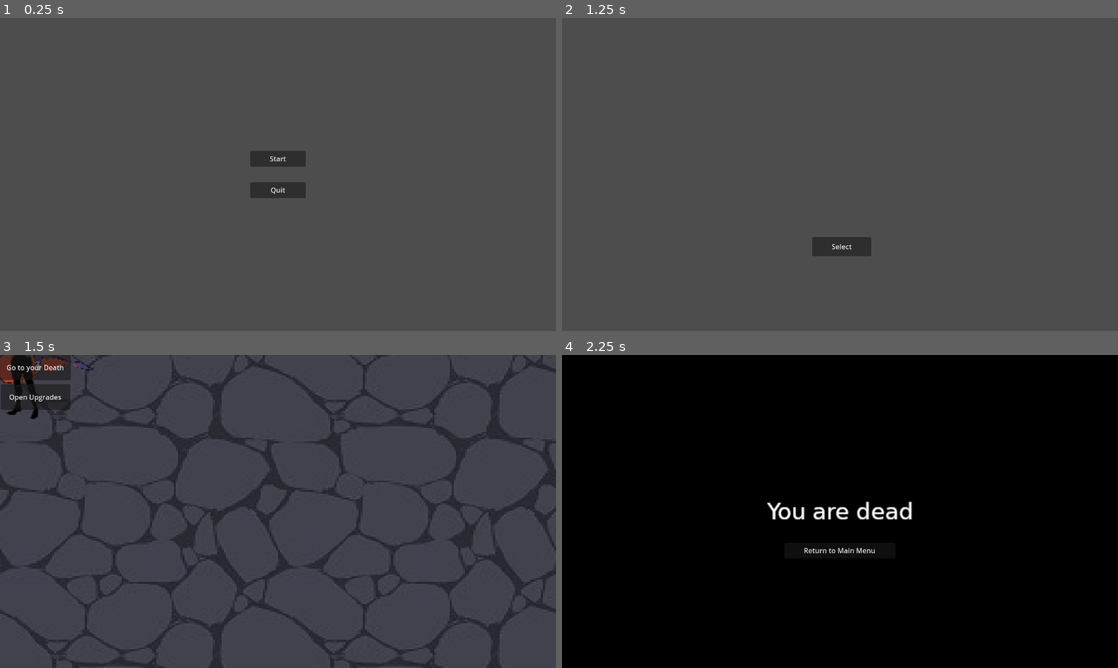
Above: before the commit, frames 1-4 (two rows, left to right).
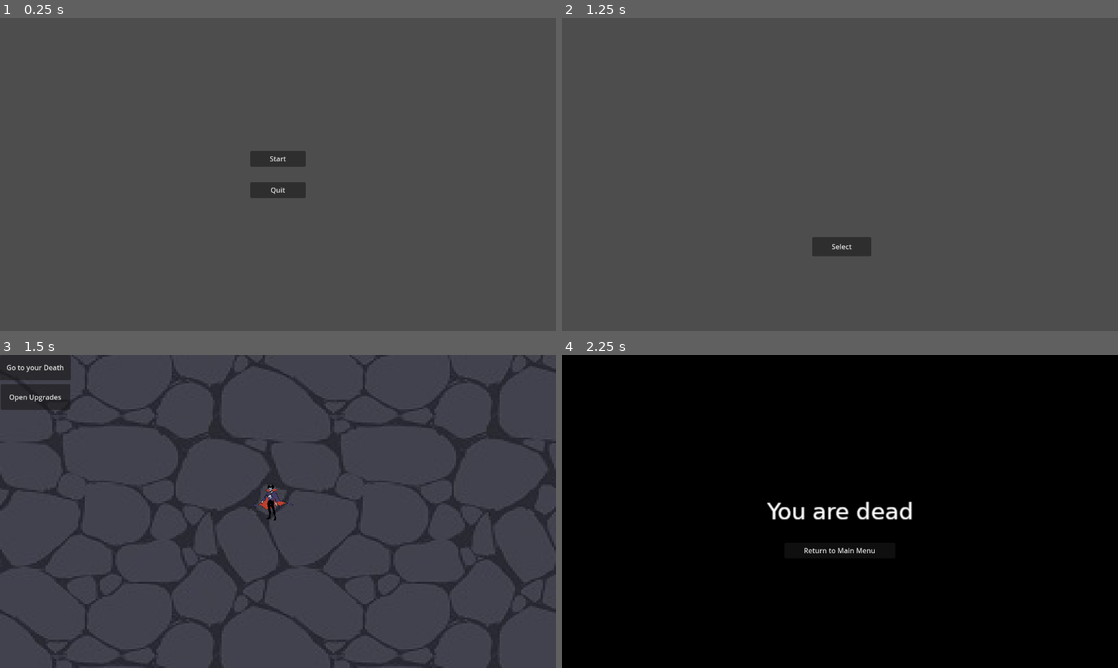
Above: after the commit, the same moments.

Repository: boswotcher/game-jam-07-2024
Game: Godot game, scene res://Scenes/title/titleScreen.tscn
Two runs of this game, one before a commit and one after it. Both use one fixed random seed, a clock stepped at 60 frames per second and the inputs below.
Inputs:
- Up to frame 1 (0.25 s): no input
- Up to frame 2 (1.25 s): click "Start" at 0.5 s
- Up to frame 3 (1.5 s): click "Select" at 1.25 s
- Up to frame 4 (2.25 s): click "Go to your Death" at 2 s

Frames 1-2 are identical in both runs. In frame 3, 1.0% of the frame differs, in the area x 0-53%, y 0-53%; in frame 4, nothing differs.

Commit message:
Modify player size

Diff:
--- a/Player/player.tscn
+++ b/Player/player.tscn
@@ -1,7 +1,7 @@
 [gd_scene load_steps=4 format=3 uid="uid://dbea8h6i0r022"]
 
 [ext_resource type="Script" path="res://player/player.gd" id="1_fbx7u"]
-[ext_resource type="Texture2D" uid="uid://dd5g1kd3dwdwo" path="res://Assets/Textures/Player/small_vampire_base.png" id="1_lvp6j"]
+[ext_resource type="Texture2D" uid="uid://doq20unan34lt" path="res://Assets/Textures/Player/Vampire_BASE.png" id="2_184ea"]
 
 [sub_resource type="CapsuleShape2D" id="CapsuleShape2D_6xcjx"]
 radius = 229.0
@@ -12,8 +12,7 @@
 
 [node name="Sprite2D" type="Sprite2D" parent="."]
 position = Vector2(11, 3)
-scale = Vector2(0.5, 0.5)
-texture = ExtResource("1_lvp6j")
+texture = ExtResource("2_184ea")
 
 [node name="CollisionShape2D" type="CollisionShape2D" parent="."]
 shape = SubResource("CapsuleShape2D_6xcjx")
--- a/Scenes/world/world.tscn
+++ b/Scenes/world/world.tscn
@@ -17,6 +17,7 @@
 region_rect = Rect2(-4000, -4000, 16000, 16000)
 
 [node name="Player" parent="." instance=ExtResource("2_7xspl")]
-scale = Vector2(5, 5)
+position = Vector2(624, 339)
+scale = Vector2(0.1, 0.1)
 
 [node name="uiOverlay" parent="." instance=ExtResource("4_n5cui")]
